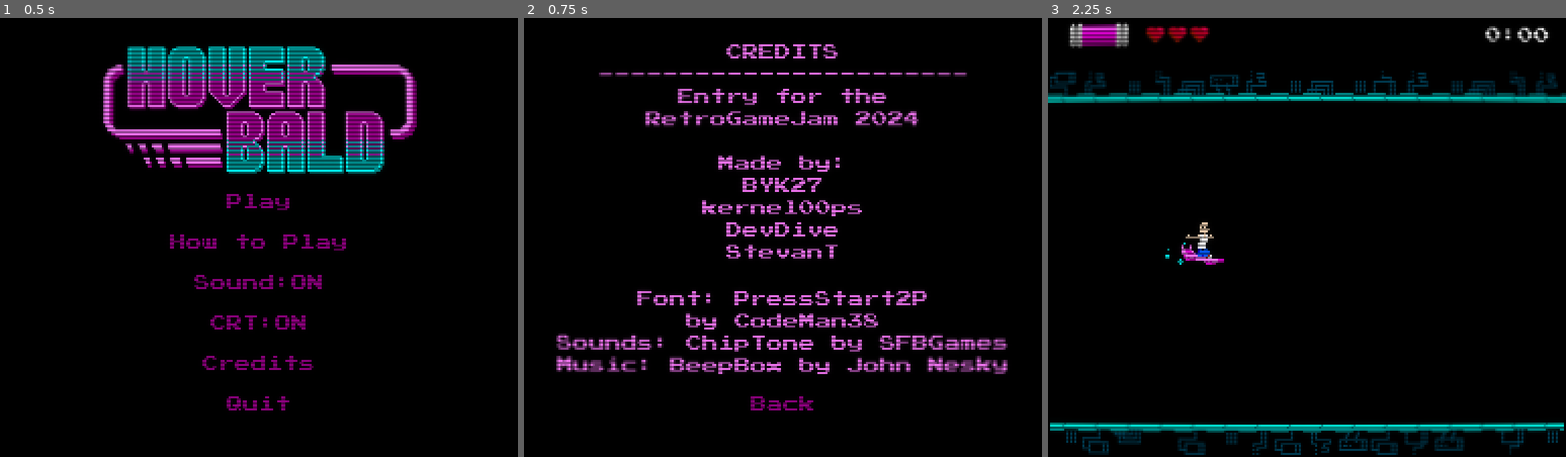
Above: before the commit, frames 1-3 (left to right).
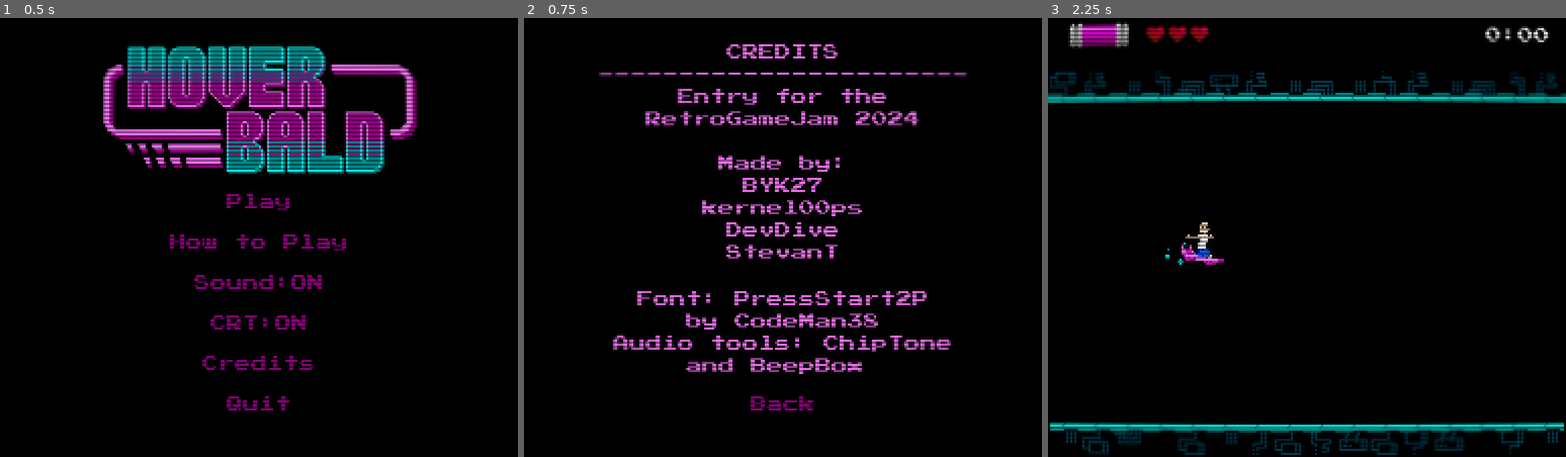
Above: after the commit, the same moments.

Repository: kernel00ps/Hoverbald
Game: Godot game, scene res://scenes/main_menu.tscn
Two runs of this game, one before a commit and one after it. Both use one fixed random seed, a clock stepped at 60 frames per second and the inputs below. Sound files missing from this copy of the repository are replaced by a short silence.
Inputs:
- Up to frame 1 (0.5 s): no input
- Up to frame 2 (0.75 s): click "Credits" at 0.5 s
- Up to frame 3 (2.25 s): click "Back" at 1.25 s; click "Play" at 2 s

Frame 1 is identical in both runs. In frame 2, 3.1% of the frame differs, in the area x 6-94%, y 71-82%; in frame 3, nothing differs.

Commit message:
Fix credits.

Diff:
--- a/scenes/credits_menu.tscn
+++ b/scenes/credits_menu.tscn
@@ -94,8 +94,8 @@
 theme_override_font_sizes/font_size = 8
 text = "Font: PressStart2P
 by CodeMan38
-Sounds: ChipTone by SFBGames
-Music: BeepBox by John Nesky"
+Audio tools: ChipTone
+and BeepBox "
 horizontal_alignment = 1
 
 [connection signal="pressed" from="back_button" to="back_button" method="_on_pressed"]
